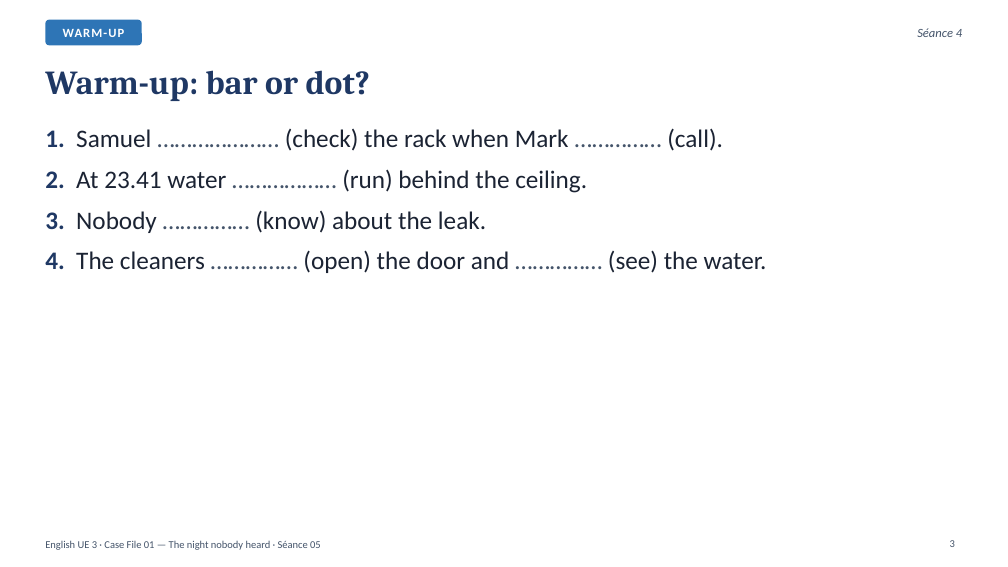
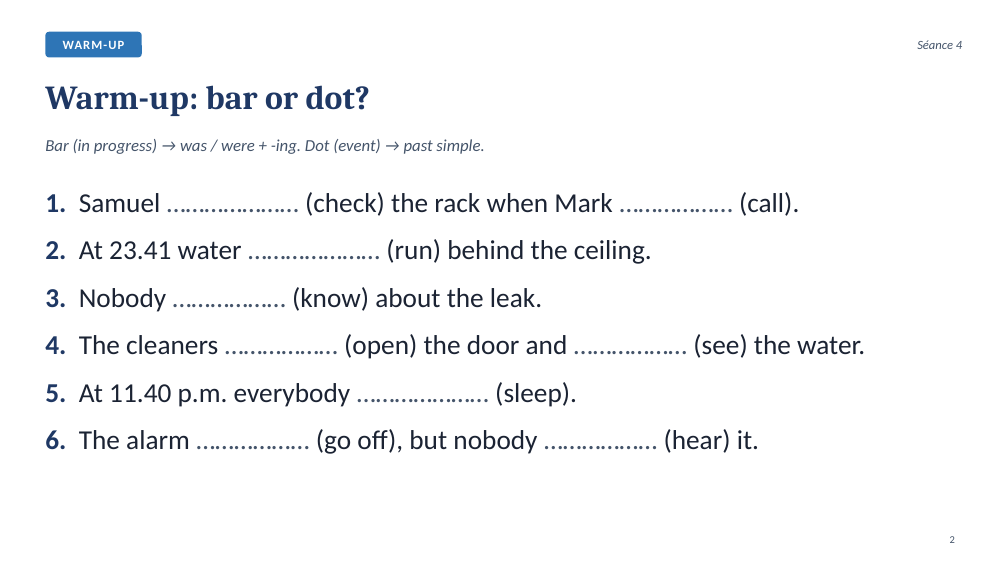
Before and after one commit to ajouniaux/talenleren, a slide deck: slide 2 of powerpoints/Seance_05_Scene2_The_timeline.pptx (slide 3 before the commit). Drawn at 1008x567 pixels with LibreOffice and Linux fonts; fonts in the diff are those of the drawing. Boxes give left, top, right and bottom in pixels: in the first picture for what was removed or moved away, otherwise in the second. Text is boxed around its words. In the diff, an @@ line names an element or a change of style, - is before the commit and + after.

```diff
--- a/powerpoints/Seance_05_Scene2_The_timeline.pptx
+++ b/powerpoints/Seance_05_Scene2_The_timeline.pptx
@@ rounded rectangle "WARM-UP": place and size @@
-rounded rectangle "WARM-UP" at bbox=[45, 20, 141, 45]
+rounded rectangle "WARM-UP" at bbox=[45, 32, 141, 57]
@@ text "Séance 4": place and size @@
-text "Séance 4" at bbox=[917, 28, 962, 37]
+text "Séance 4" at bbox=[917, 40, 962, 49]
@@ title "Warm-up: bar or dot?": place and size @@
-title "Warm-up: bar or dot?" at bbox=[45, 70, 370, 101]
+title "Warm-up: bar or dot?" at bbox=[45, 85, 370, 116]
@@ text added at bbox=[45, 139, 484, 154], 16 pt, text #44546A, italic @@
+Bar (in progress) → was / were + -ing. Dot (event) → past simple.
@@ text at bbox=[45, 192, 865, 454]: text changed; size 24 to 26 pt @@
-1. Samuel ………………… (check) the rack when Mark …………… (call).
-2. At 23.41 water ……………… (run) behind the ceiling.
-3. Nobody …………… (know) about the leak.
-4. The cleaners …………… (open) the door and …………… (see) the water.
+1. Samuel ………………… (check) the rack when Mark ……………… (call).
+2. At 23.41 water ………………… (run) behind the ceiling.
+3. Nobody ……………… (know) about the leak.
+4. The cleaners ……………… (open) the door and ……………… (see) the water.
+5. At 11.40 p.m. everybody ………………… (sleep).
+6. The alarm ……………… (go off), but nobody ……………… (hear) it.
@@ page number added at bbox=[950, 536, 955, 543], 10 pt, text #44546A @@
+2
@@ text removed at bbox=[45, 540, 321, 550] @@
-English UE 3 · Case File 01 — The night nobody heard · Séance 05
@@ page number removed at bbox=[950, 540, 955, 547] @@
-3
```
Also in this commit, not shown: 14 other slides changed, 12 slides added, 2 slides removed, 7 other files.
